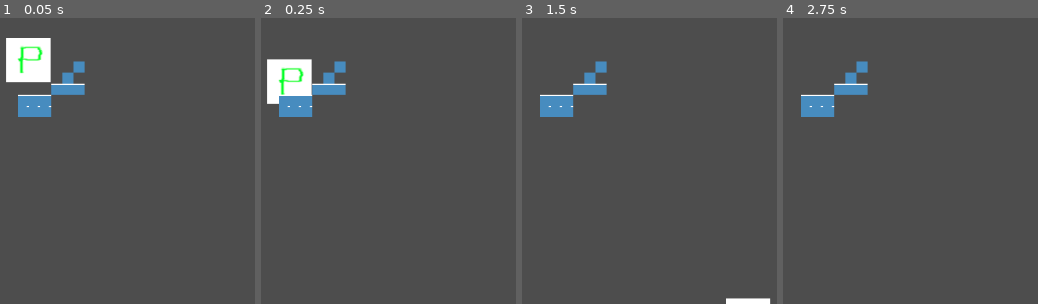
Above: before the commit, frames 1-4 (left to right).
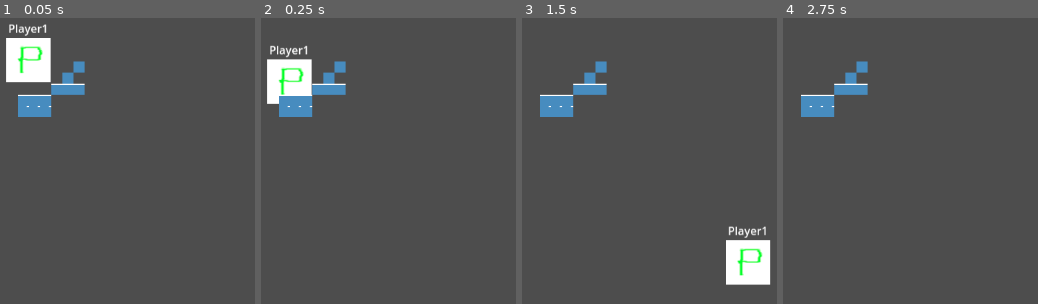
Above: after the commit, the same moments.

Repository: zac112/HeroFarmer
Game: Godot game, scene res://Assets/Platform/level_1.tscn
The game is run twice, just before and just after one commit, with the same random seed, the same clock (stepped at 60 frames per second) and the same inputs. This scene is started directly instead of the project's main scene. The engine's default icon, where the game draws it, is replaced by a stand-in: a white triangle on a blue panel in a dark square.
Inputs:
- Up to frame 1 (0.05 s): no input
- Up to frame 2 (0.25 s): no input
- Up to frame 3 (1.5 s): hold D (Farm_right) from 0.53 s (still down); tap W (Farm_up) at 0.77 s
- Up to frame 4 (2.75 s): tap W (Farm_up) at 1.52 s; tap Enter at 2 s; release D (Farm_right) at 2.03 s; hold A (Farm_left) from 2.03 s (still down)

The runs differ from the first frame. In frame 1, 0.3% of the frame differs, in the area x 3-19%, y 2-7%; in frame 2, 0.3%; in frame 3, 3.4%, in the area x 80-98%, y 72-100%; in frame 4, nothing differs.

Commit message:
player label update

Diff:
--- a/Assets/Player/Platform/player_platform.gd
+++ b/Assets/Player/Platform/player_platform.gd
@@ -3,9 +3,20 @@
 
 const SPEED = 300.0
 const JUMP_VELOCITY = -400.0
+var inventory = {}
+@onready var playerName = %Label
 
 # Get the gravity from the project settings to be synced with RigidBody nodes.
 var gravity = ProjectSettings.get_setting("physics/2d/default_gravity")
+
+func _ready():
+	inventory["gold"] = 1
+	inventory["seed"] = 2
+	inventory["powerup"] = 3
+
+func _process(delta):
+	for k in inventory.keys():
+		print(k, " ", inventory[k])
 
 
 func _physics_process(delta):
--- a/Assets/Player/Platform/player_platform.tscn
+++ b/Assets/Player/Platform/player_platform.tscn
@@ -4,6 +4,7 @@
 [ext_resource type="Texture2D" uid="uid://dxhpt1o2hcex4" path="res://Assets/Player/Platform/Player_sprite.png" id="2_lsr7s"]
 
 [sub_resource type="RectangleShape2D" id="RectangleShape2D_0e5pg"]
+size = Vector2(64, 64)
 
 [node name="player_platform" type="CharacterBody2D"]
 script = ExtResource("1_uttb6")
@@ -13,3 +14,10 @@
 
 [node name="CollisionShape2D" type="CollisionShape2D" parent="."]
 shape = SubResource("RectangleShape2D_0e5pg")
+
+[node name="Label" type="Label" parent="."]
+offset_left = -29.0
+offset_top = -57.0
+offset_right = 29.0
+offset_bottom = -34.0
+text = "Player1"
